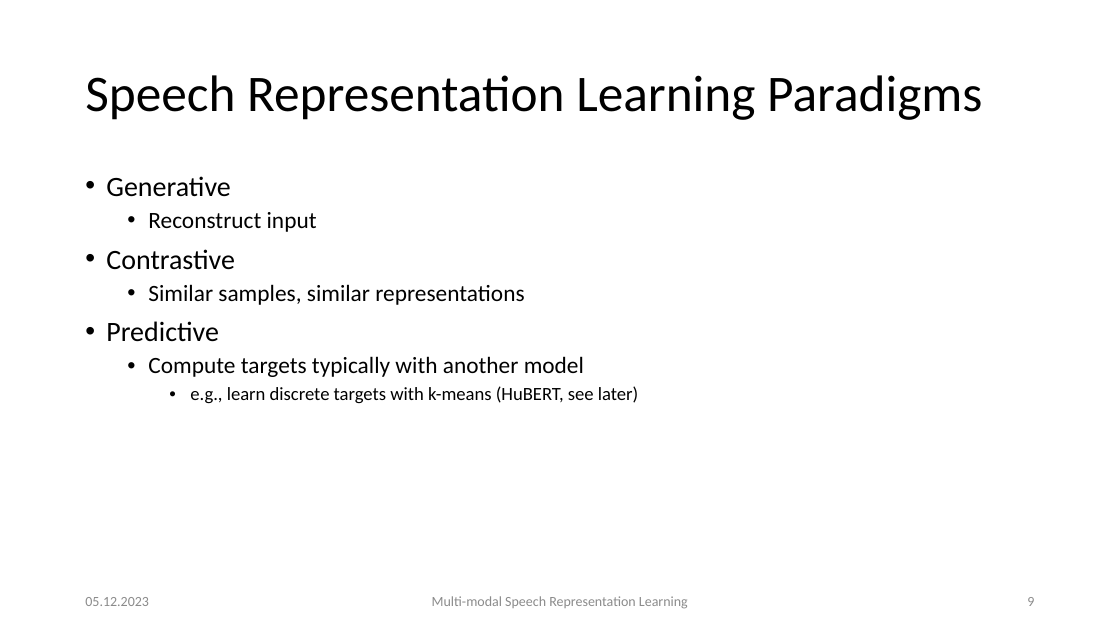
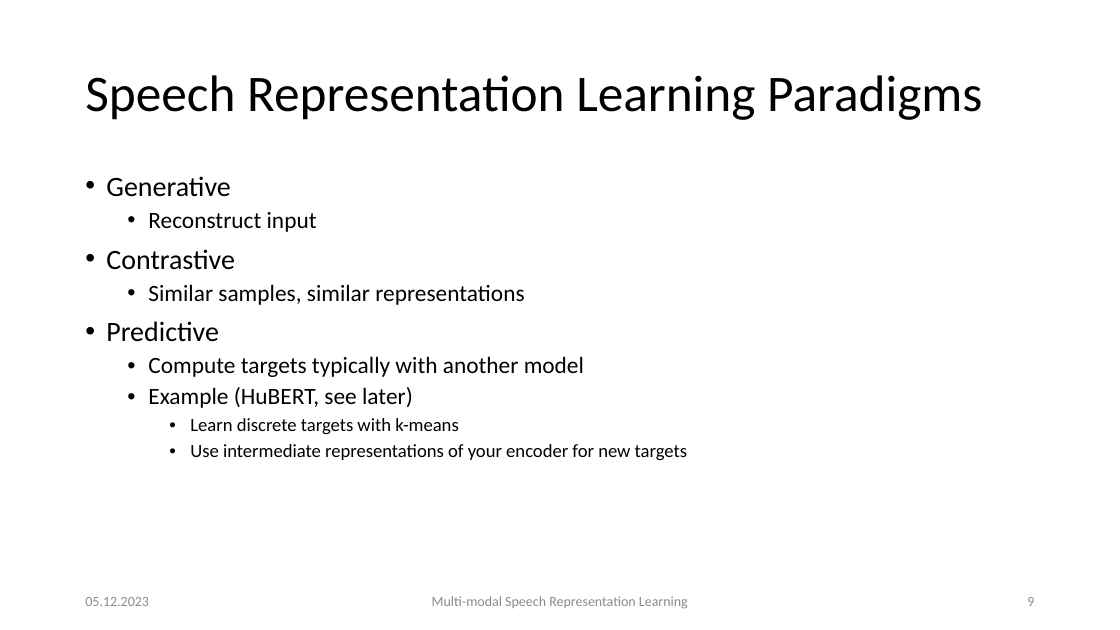
Before and after one commit to carlos-schmidt/nn-seminar, a slide deck: slide 9 of presentation.pptx. Drawn at 1120x630 pixels with LibreOffice and Linux fonts; fonts in the diff are those of the drawing. Boxes give left, top, right and bottom in pixels: in the first picture for what was removed or moved away, otherwise in the second. Text is boxed around its words. In the diff, an @@ line names an element or a change of style, - is before the commit and + after.

```diff
--- a/presentation.pptx
+++ b/presentation.pptx
@@ text at box(148, 387, 687, 460): text changed @@
-    • e.g., learn discrete targets with k-means (HuBERT, see later)
+  • Example (HuBERT, see later)
+    • Learn discrete targets with k-means
+    • Use intermediate representations of your encoder for new targets
```
Also in this commit, not shown: 13 other slides changed, 3 slides added.
